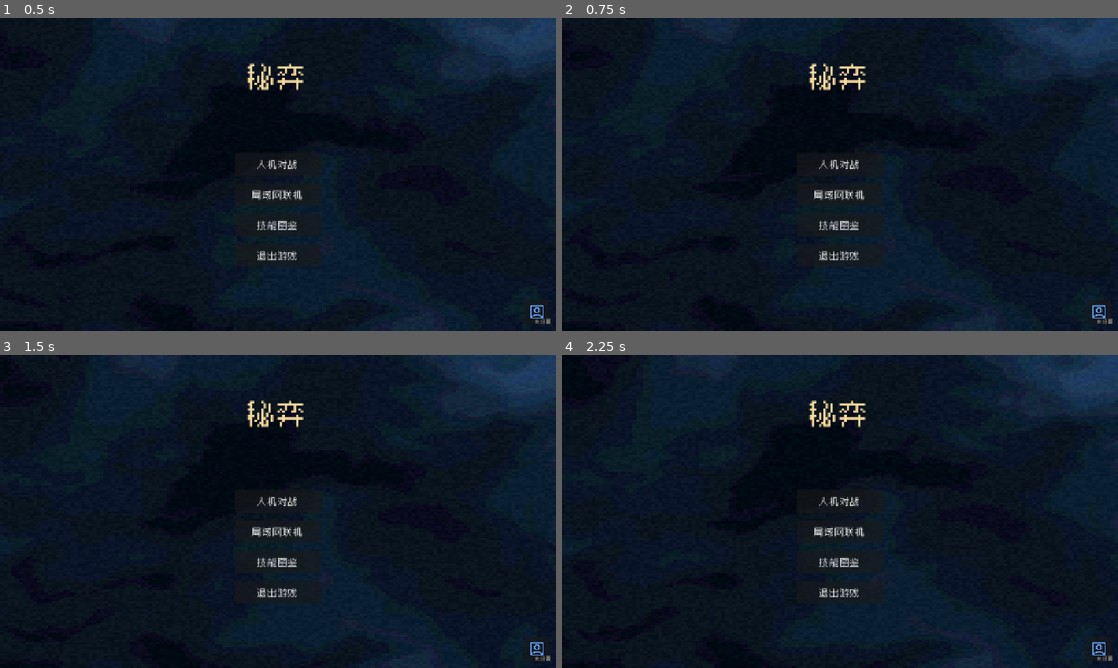
Above: before the commit, frames 1-4 (two rows, left to right).
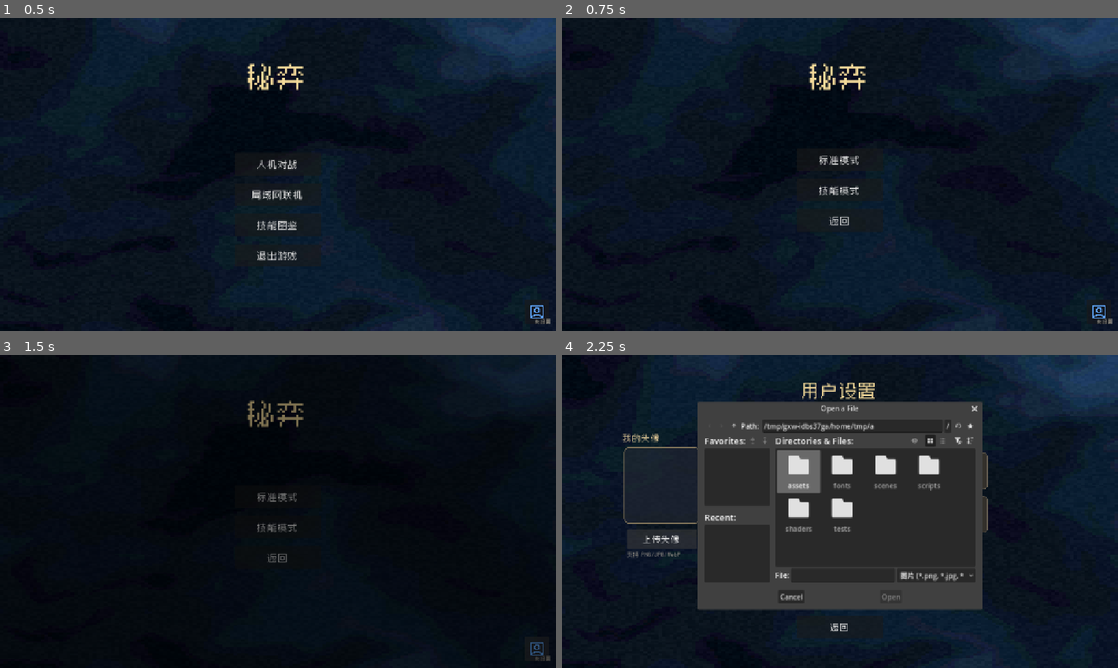
Above: after the commit, the same moments.

Repository: Lurongshika/ChessGame
Game: Godot game, scene res://scenes/main.tscn
The game is run twice, just before and just after one commit, with the same random seed, the same clock (stepped at 60 frames per second) and the same inputs.
Inputs (mouse positions are in pixels of both pictures, inside the frame that each line leads up to):
- Up to frame 1 (0.5 s): no input
- Up to frame 2 (0.75 s): click "人机对战" at 0.5 s
- Up to frame 3 (1.5 s): click (539, 649) at 1.27 s
- Up to frame 4 (2.25 s): click (662, 539) at 2 s, where only the run after the commit has a clickable "上传头像"

Frame 1 is identical in both runs. In frame 2, 0.8% of the frame differs, in the area x 45-55%, y 44-78%; in frame 3, 11%; in frame 4, 33%, in the area x 11-99%, y 8-98%.

Commit message:
修复过渡层拦截按钮点击

Diff:
--- a/global.gd
+++ b/global.gd
@@ -42,6 +42,8 @@
 	_fade_rect = ColorRect.new()
 	_fade_rect.color = Color(0, 0, 0, 1)
 	_fade_rect.set_anchors_and_offsets_preset(Control.PRESET_FULL_RECT)
+	# 不拦截鼠标:透明时按钮可正常点击
+	_fade_rect.mouse_filter = Control.MOUSE_FILTER_IGNORE
 	_fade_layer.add_child(_fade_rect)
 	set_process(true)
 	# 开局淡入(从黑到透明)
